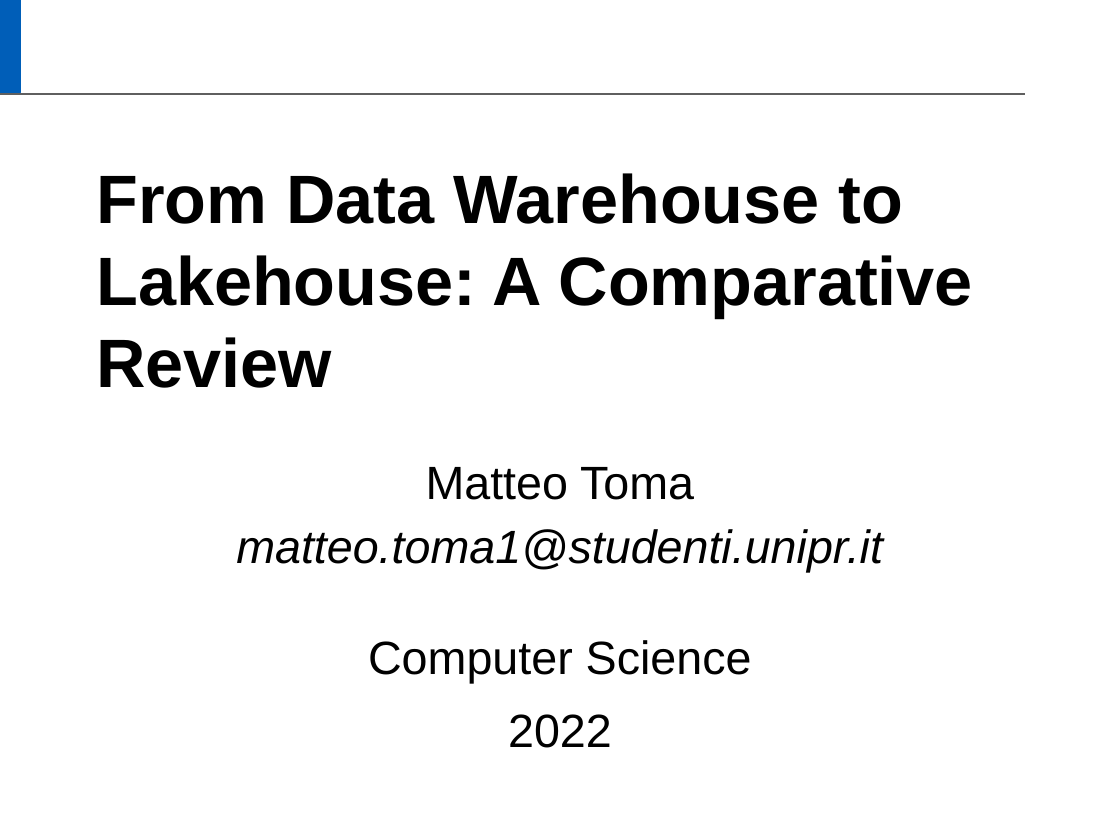
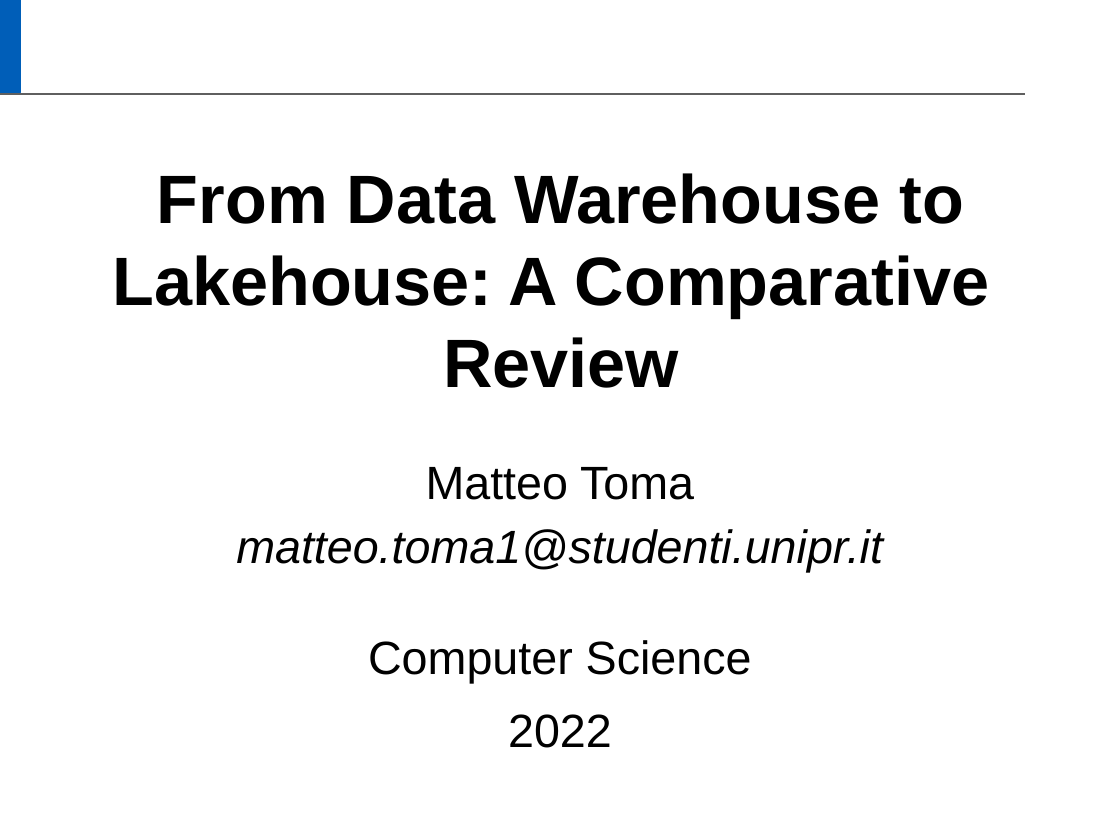
Before and after one commit to matteotoma98/BigData, a slide deck: slide 1 of BDDM_Matteo_Toma.pptx. Drawn at 1120x840 pixels with LibreOffice and Linux fonts; fonts in the diff are those of the drawing. Boxes give left, top, right and bottom in pixels: in the first picture for what was removed or moved away, otherwise in the second. Text is boxed around its words. In the diff, an @@ line names an element or a change of style, - is before the commit and + after.

Commit message:
Updated file

```diff
--- a/BDDM_Matteo_Toma.pptx
+++ b/BDDM_Matteo_Toma.pptx
@@ title "From Data Warehouse to Lakehouse: ..." at (112, 173, 989, 388): alignment left to centre @@
```
Also in this commit, not shown: 2 other slides changed.
